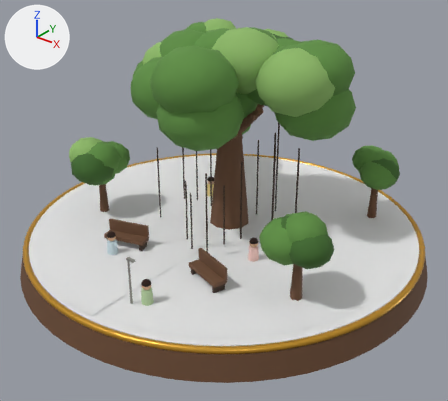
A saved change to the glTF model assets/models/p05/park.glb.
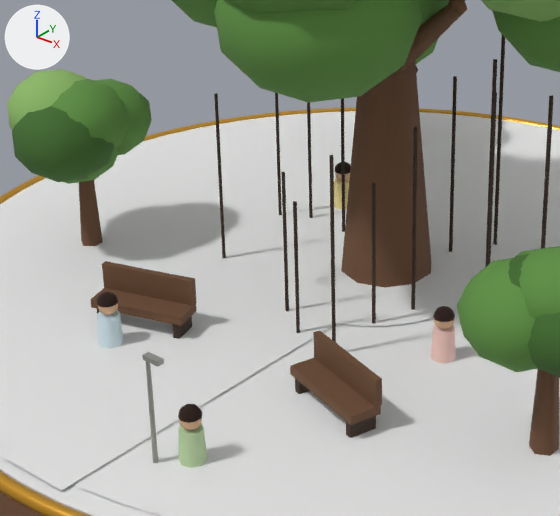
Each version is shown whole from a 50 mm lens placed at (0.363, -0.453, 0.336), pointed at (0.015, -0.019, 0.066), then close up on the part from 15% to 68% of the width and 27% to 81% of the height. Arrows for +X, +Y and +Z are at upper left; the lights stay in place. The last two pictures show the newer version. Where no turn or scale is listed for an object, it has been applied to the vertices.

The scene before the commit, as lines of its bpy script (objects in view):
```python
ob_mesh_100 = bpy.data.objects.new('Mesh_100', me_mesh_100)
ob_mesh_100.parent = ob_node_114
ob_mesh_100.location = (0.0, 0.0, 0.0055)
ob_mesh_46 = bpy.data.objects.new('Mesh_46', me_mesh_46)
ob_mesh_46.location = (0.0822, 0.029, 0.1647)
ob_mesh_91 = bpy.data.objects.new('Mesh_91', me_mesh_91)
ob_mesh_91.location = (-0.0473, -0.1135, 0.0315)
ob_mesh_92 = bpy.data.objects.new('Mesh_92', me_mesh_92)
ob_mesh_92.location = (-0.0473, -0.1135, 0.0444)
ob_mesh_93 = bpy.data.objects.new('Mesh_93', me_mesh_93)
ob_mesh_93.location = (-0.0473, -0.1135, 0.0455)
ob_mesh_94 = bpy.data.objects.new('Mesh_94', me_mesh_94)
ob_mesh_94.parent = ob_node_106
ob_mesh_94.location = (0.0, 0.0, 0.0055)
ob_mesh_96 = bpy.data.objects.new('Mesh_96', me_mesh_96)
ob_mesh_96.parent = ob_node_106
ob_mesh_96.location = (0.0, 0.0, 0.0142)
ob_mesh_97 = bpy.data.objects.new('Mesh_97', me_mesh_97)
ob_mesh_97.parent = ob_node_110
ob_mesh_97.location = (0.0, 0.0, 0.0055)
ob_mesh_98 = bpy.data.objects.new('Mesh_98', me_mesh_98)
ob_mesh_98.parent = ob_node_110
ob_mesh_98.location = (0.0, 0.0, 0.0135)
# also in view: 'Mesh_59' at (-0.133, -0.062, 0.092); 'Mesh_3' at (0.0, 0.0, 0.027); 'Mesh_14' at (0.078, 0.014, 0.075); 'Mesh_25' at (0.014, 0.039, 0.068); 'Mesh_0' at (0.0, 0.0, 0.011)
```
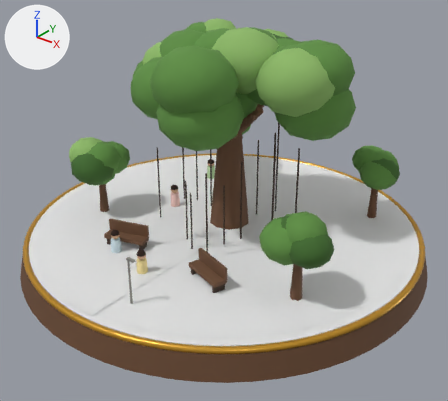
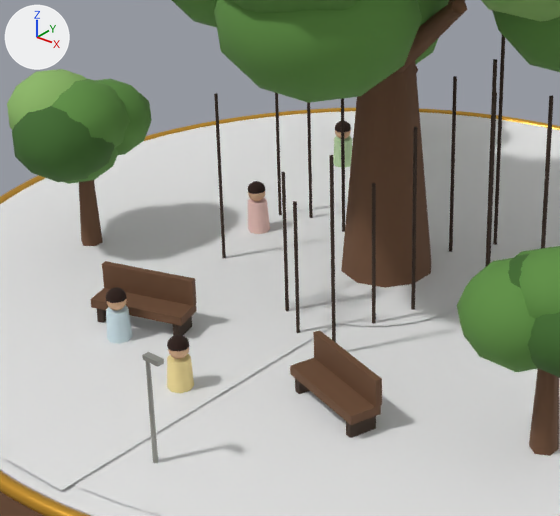
Where the change shows, as pixel boxes (x1, y1, x2, y2) in the close-ups (560 x 516 px):
'Mesh_100', recoloured, moved: before (179, 424, 208, 468); after (167, 354, 194, 393)
'Mesh_91', moved: before (97, 310, 124, 348); after (106, 305, 132, 344)
'Mesh_97', moved: before (334, 178, 350, 209); after (248, 198, 270, 234)
'Mesh_94', recoloured, moved (not visible afterwards): before (430, 324, 456, 364)
'Mesh_102', moved: before (178, 404, 202, 423); after (167, 335, 190, 351)
'Mesh_103', added (green): after (333, 136, 352, 167)
'Mesh_93', moved: before (97, 292, 118, 307); after (106, 287, 127, 303)
'Mesh_99', moved: before (335, 162, 351, 174); after (248, 181, 265, 194)
'Mesh_101', moved: before (179, 418, 202, 430); after (168, 347, 189, 359)
'Mesh_96', moved (not visible afterwards): before (433, 306, 455, 322)
'Mesh_92', moved: before (98, 303, 118, 315); after (107, 299, 127, 310)
'Mesh_98', moved: before (335, 172, 350, 181); after (248, 191, 265, 201)
'Mesh_105', added: after (335, 121, 351, 132)
'Mesh_104', added: after (335, 130, 351, 139)

What changed in the scene script:
```text
Change mat_material_12:
    mat_material_12.base_color: (0.888, 0.584, 0.527) -> (0.0497, 0.159, 0.275)  # pink #f2c9c0 -> blue #3f6f8f
Change mat_material_16:
    mat_material_16.base_color: (0.485, 0.651, 0.371) -> (0.896, 0.73, 0.323)  # green #b9d3a4 -> yellow #f3de9a
Add mat_material_19:
    mat_material_19 = principled_material('Material_19')
    mat_material_19.base_color = (0.687, 0.434, 0.262)  # beige #d8b08c
    mat_material_19.roughness = 0.8
Add mat_material_18:
    mat_material_18 = principled_material('Material_18')
    mat_material_18.base_color = (0.485, 0.651, 0.371)  # green #b9d3a4
    mat_material_18.roughness = 0.8
Add me_mesh_105:
    me_mesh_105.from_pydata(...)  # 89 vertices, 150 faces; spans x -0.00414..0.00414, y -0.00434..0.00434, z -0.00017..0.00434
    me_mesh_105.materials.append(mat_material_11)  # black #2a170f
Add me_mesh_104:
    me_mesh_104.from_pydata(...)  # 88 vertices, 140 faces; spans x -0.00399..0.00399, y -0.00418..0.00418, z -0.00418..0.00418
    me_mesh_104.materials.append(mat_material_19)  # beige #d8b08c
Add me_mesh_103:
    me_mesh_103.from_pydata(...)  # 20 vertices, 32 faces; spans x -0.0056..0.0052, y -0.0051..0.0057, z -0.0091..0.009
    me_mesh_103.materials.append(mat_material_18)  # green #b9d3a4
Change ob_mesh_91:
    ob_mesh_91.location: (-0.0473, -0.1135, 0.0315) -> (-0.0473, -0.1088, 0.0315)
Change ob_mesh_92:
    ob_mesh_92.location: (-0.0473, -0.1135, 0.0444) -> (-0.0473, -0.1088, 0.0444)
Change ob_mesh_93:
    ob_mesh_93.location: (-0.0473, -0.1135, 0.0455) -> (-0.0473, -0.1088, 0.0455)
Change ob_mesh_94:
    ob_mesh_94.parent: ob_node_106 -> ob_mover_0
Change ob_mesh_96:
    ob_mesh_96.parent: ob_node_106 -> ob_mover_0
Change ob_mesh_97:
    ob_mesh_97.parent: ob_node_110 -> ob_mover_1
Change ob_mesh_98:
    ob_mesh_98.parent: ob_node_110 -> ob_mover_1
Change ob_mesh_99:
    ob_mesh_99.parent: ob_node_110 -> ob_mover_1
Change ob_mesh_100:
    ob_mesh_100.parent: ob_node_114 -> ob_mover_2
Change ob_mesh_101:
    ob_mesh_101.parent: ob_node_114 -> ob_mover_2
Change ob_mesh_102:
    ob_mesh_102.parent: ob_node_114 -> ob_mover_2
Add ob_mover_2:
    ob_mover_2 = bpy.data.objects.new('mover_2', None)
    ob_mover_2.parent = ob_node_115
    ob_mover_2.location = (0.0, -0.127, 0.000465)
    ob_mover_2.rotation_euler = (0.0, -0.0127, 3.142)  # degrees (0, -0.7, 180)
    ob_mover_2.scale = (1.7, 1.7, 1.7)
Add ob_mover_1:
    ob_mover_1 = bpy.data.objects.new('mover_1', None)
    ob_mover_1.parent = ob_node_115
    ob_mover_1.location = (-0.0747, 0.00161, 0.00166)
    ob_mover_1.rotation_euler = (0.0, 0.0452, 2.985)  # degrees (0, 2.6, 171)
    ob_mover_1.scale = (1.7, 1.7, 1.7)
Add ob_mover_0:
    ob_mover_0 = bpy.data.objects.new('mover_0', None)
    ob_mover_0.parent = ob_node_115
    ob_mover_0.location = (0.0747, -0.00161, 0.000829)
    ob_mover_0.rotation_euler = (0.0, -0.0226, -0.157)  # degrees (0, -1.3, -9)
    ob_mover_0.scale = (1.7, 1.7, 1.7)
Add ob_mesh_105:
    ob_mesh_105 = bpy.data.objects.new('Mesh_105', me_mesh_105)
    ob_mesh_105.location = (-0.0887, 0.0855, 0.0469)
Add ob_mesh_104:
    ob_mesh_104 = bpy.data.objects.new('Mesh_104', me_mesh_104)
    ob_mesh_104.location = (-0.0887, 0.0856, 0.0458)
Add ob_mesh_103:
    ob_mesh_103 = bpy.data.objects.new('Mesh_103', me_mesh_103)
    ob_mesh_103.location = (-0.089, 0.086, 0.0329)
```
